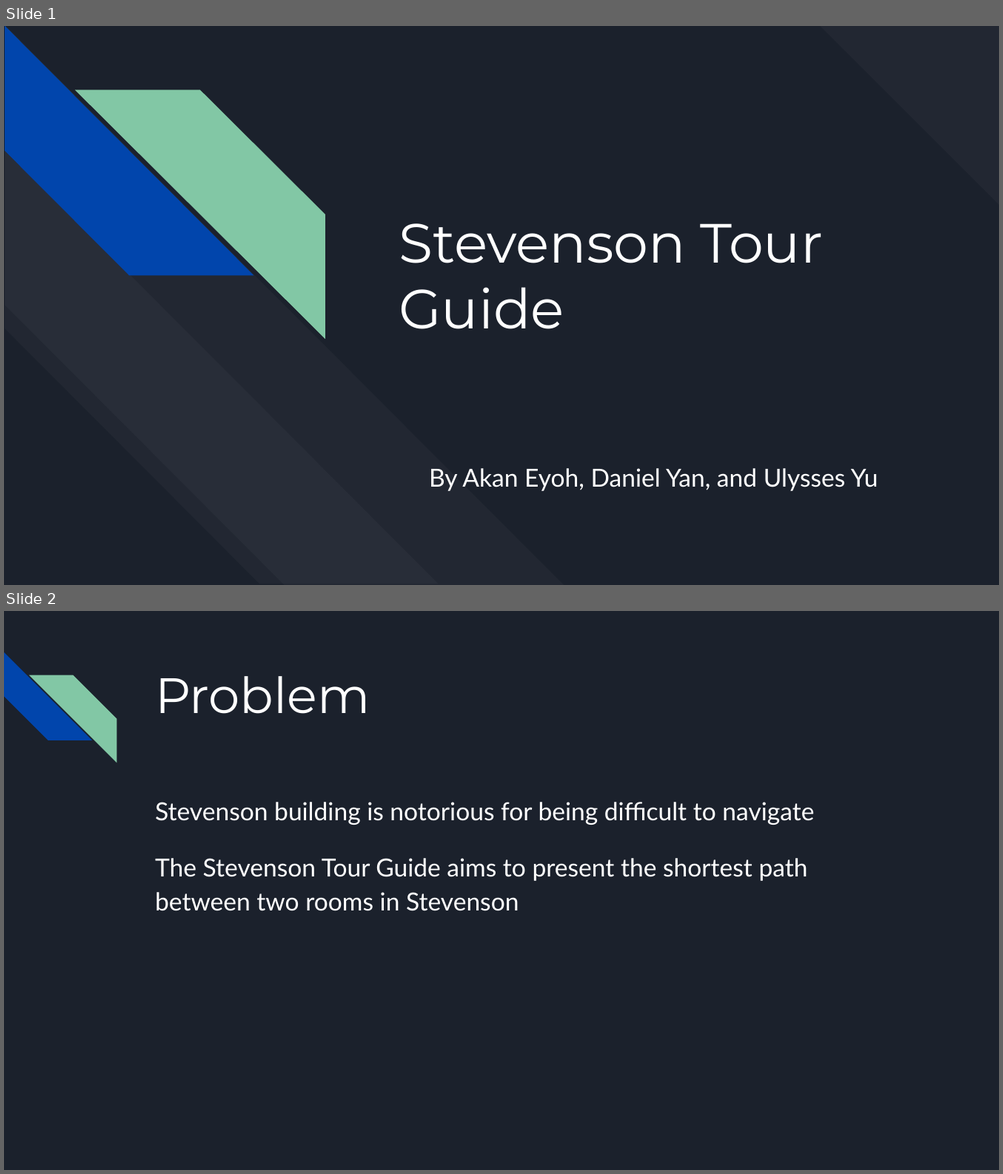
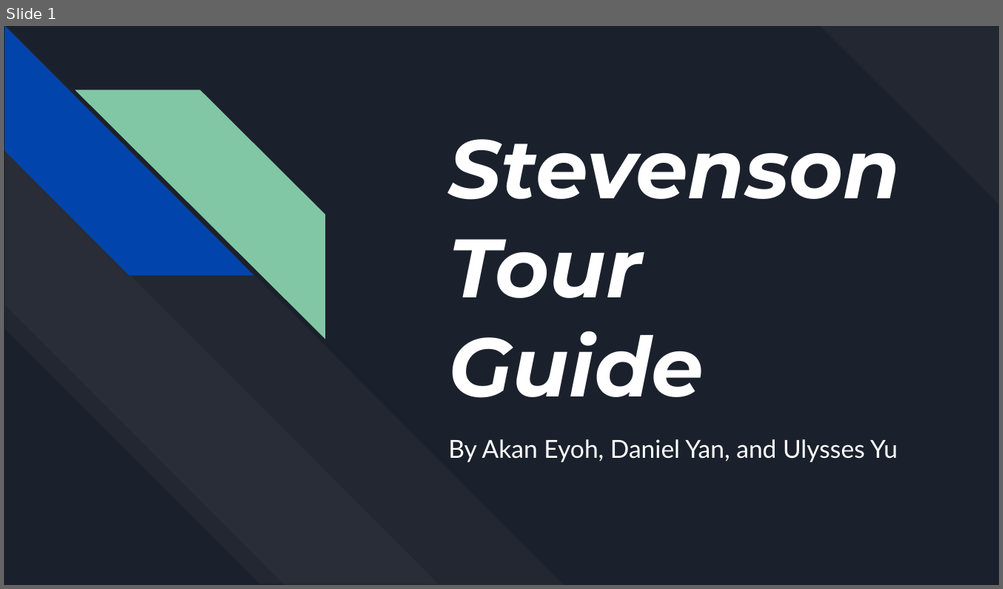
Before and after one commit to AkanEyoh/StevensonTourGuide, a slide deck: final_presentation.pptx. Shown one above the other, each under a label of ours: slides 1 and 2 before the commit, slide 1 after it. The pictures are 1003x1174 and 1003x589 pixels, drawn with LibreOffice and Linux fonts; fonts in the diff are those of the drawing. Boxes give left, top, right and bottom in pixels: in the first picture for what was removed or moved away, otherwise in the second. Text is boxed around its words. In the diff, an @@ line names an element or a change of style, - is before the commit and + after.

```diff
--- a/final_presentation.pptx
+++ b/final_presentation.pptx
@@ slide 2 removed at [4, 611, 999, 1170], background #1B212C @@
@@ diag stripe removed at [4, 652, 91, 741] @@
@@ diag stripe removed at [29, 675, 116, 762] @@
@@ title removed at [155, 676, 370, 714] @@
-Problem
@@ text removed at [155, 802, 814, 911] @@
-Stevenson building is notorious for being difficult to navigate
-The Stevenson Tour Guide aims to present the shortest path between two rooms in Stevenson
@@ slide 1 changed as well @@
@@ title at [448, 139, 900, 398]: text changed; size 40 to 60 pt; bold on; italic on @@
-Stevenson Tour Guide
+Stevenson
+Tour
+Guide
@@ subtitle "By Akan Eyoh, Daniel Yan, ...": place and size @@
-subtitle "By Akan Eyoh, Daniel Yan, ..." at [429, 469, 878, 491]
+subtitle "By Akan Eyoh, Daniel Yan, ..." at [448, 440, 897, 463]
```
Also in this commit, not shown: 3 other slides changed, 3 slides added, 6 other files.
